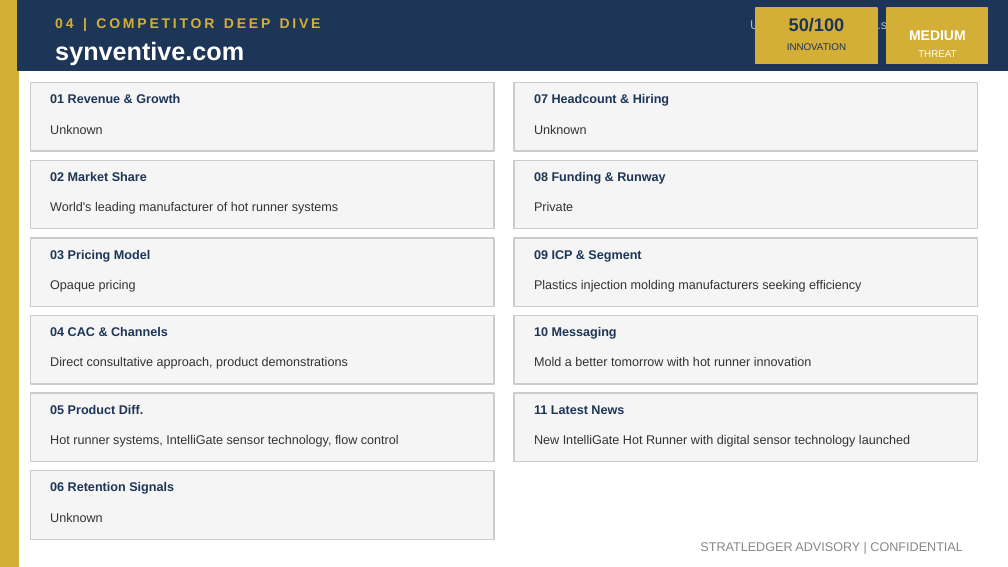
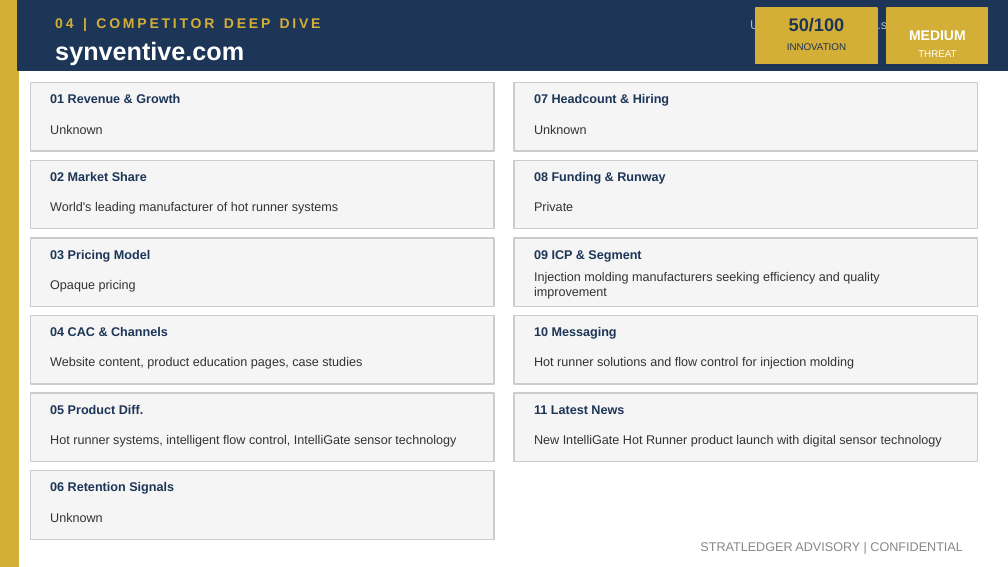
Before and after one commit to apexmakeshop-dot/droplet-commands, a slide deck: slide 8 of mesh_bioplastics_CI_Report.pptx. Drawn at 1008x567 pixels with LibreOffice and Linux fonts; fonts in the diff are those of the drawing. Boxes give left, top, right and bottom in pixels: in the first picture for what was removed or moved away, otherwise in the second. Text is boxed around its words. In the diff, an @@ line names an element or a change of style, - is before the commit and + after.

```diff
--- a/mesh_bioplastics_CI_Report.pptx
+++ b/mesh_bioplastics_CI_Report.pptx
@@ text at box(534, 272, 879, 299): text changed @@
-Plastics injection molding manufacturers seeking efficiency
+Injection molding manufacturers seeking efficiency and quality improvement
@@ text at box(50, 357, 362, 369): text changed @@
-Direct consultative approach, product demonstrations
+Website content, product education pages, case studies
@@ text at box(534, 357, 854, 369): text changed @@
-Mold a better tomorrow with hot runner innovation
+Hot runner solutions and flow control for injection molding
@@ text at box(50, 435, 456, 447): text changed @@
-Hot runner systems, IntelliGate sensor technology, flow control
+Hot runner systems, intelligent flow control, IntelliGate sensor technology
@@ text at box(534, 435, 942, 447): text changed @@
-New IntelliGate Hot Runner with digital sensor technology launched
+New IntelliGate Hot Runner product launch with digital sensor technology
```
Also in this commit, not shown: 4 other slides changed.
